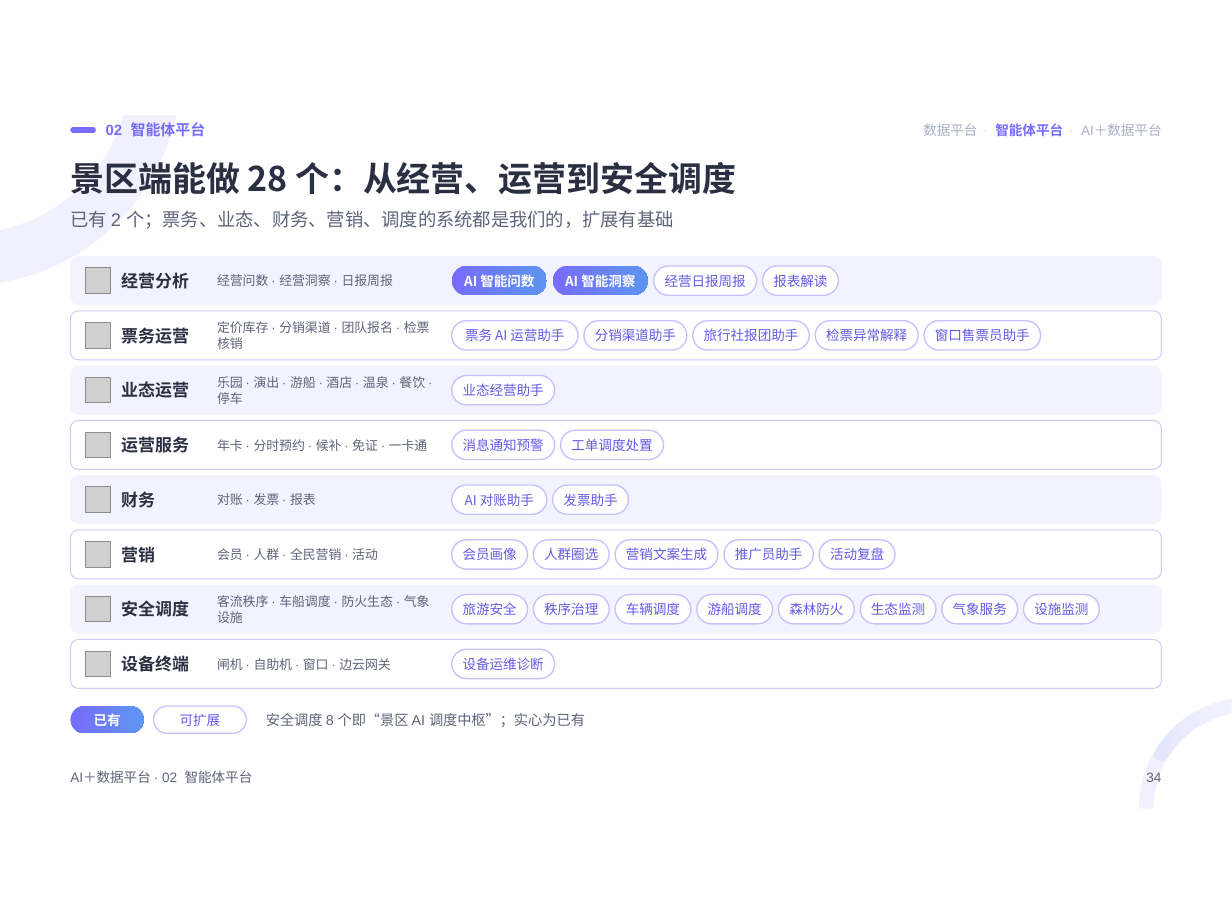
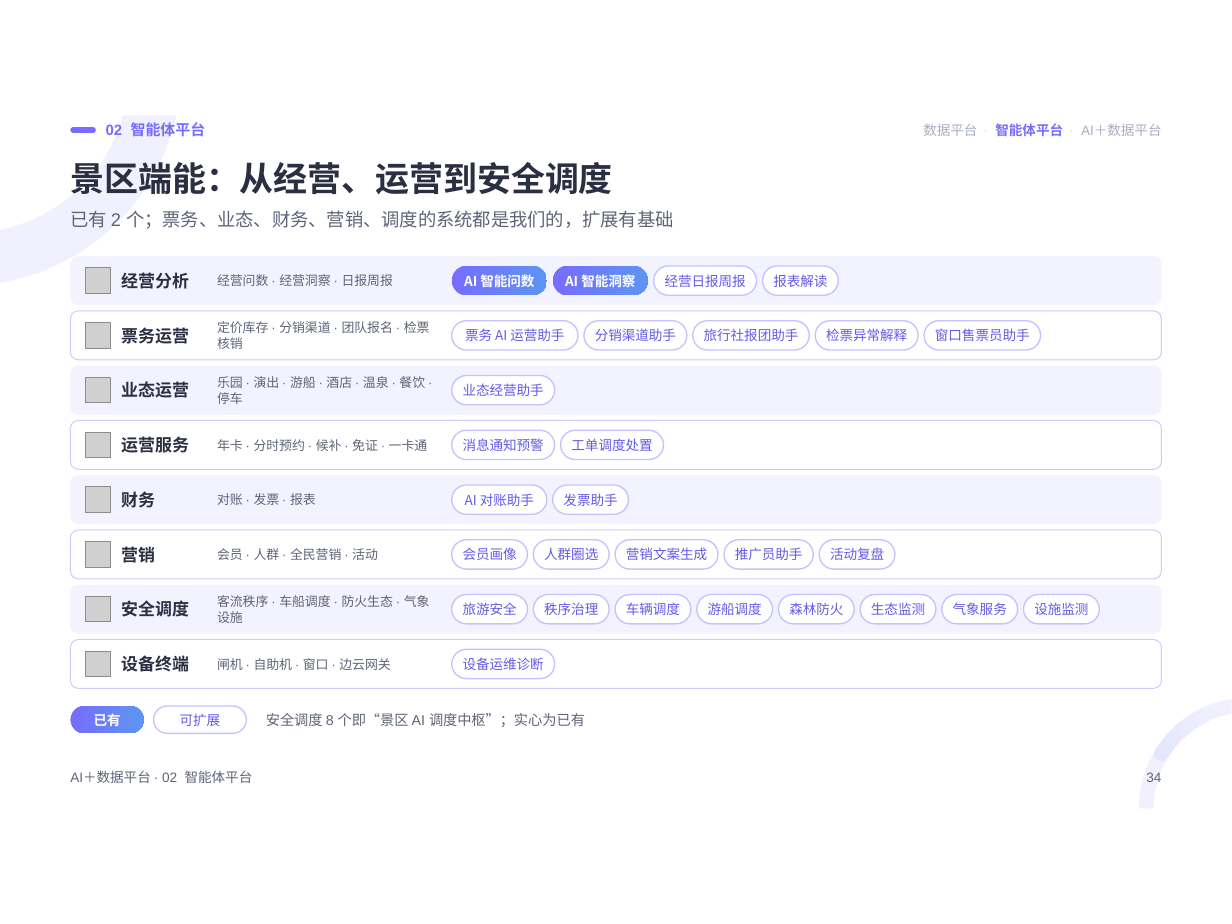
Before and after one commit to keanying/relevance, a slide deck: slide 34 of AI＋数据平台_老板汇报.pptx. Drawn at 1232x924 pixels with LibreOffice and Linux fonts; fonts in the diff are those of the drawing; grey boxes stand for pictures. Boxes give left, top, right and bottom in pixels: in the first picture for what was removed or moved away, otherwise in the second. Text is boxed around its words. In the diff, an @@ line names an element or a change of style, - is before the commit and + after.

```diff
--- a/AI＋数据平台_老板汇报.pptx
+++ b/AI＋数据平台_老板汇报.pptx
@@ title at box(70, 162, 612, 194): text changed @@
-景区端能做 28 个：从经营、运营到安全调度
+景区端能：从经营、运营到安全调度
```
Also in this commit, not shown: 6 other slides changed.
